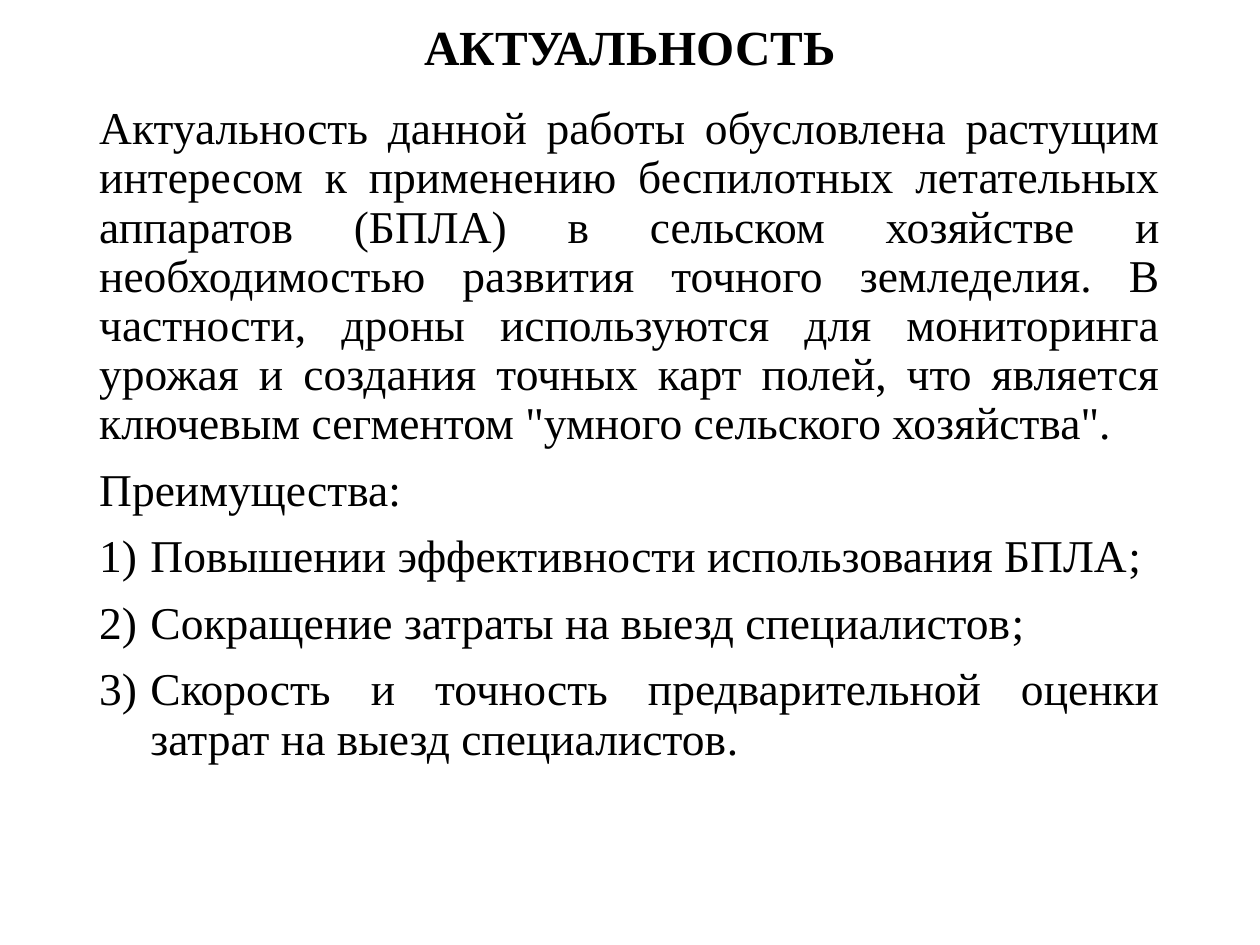
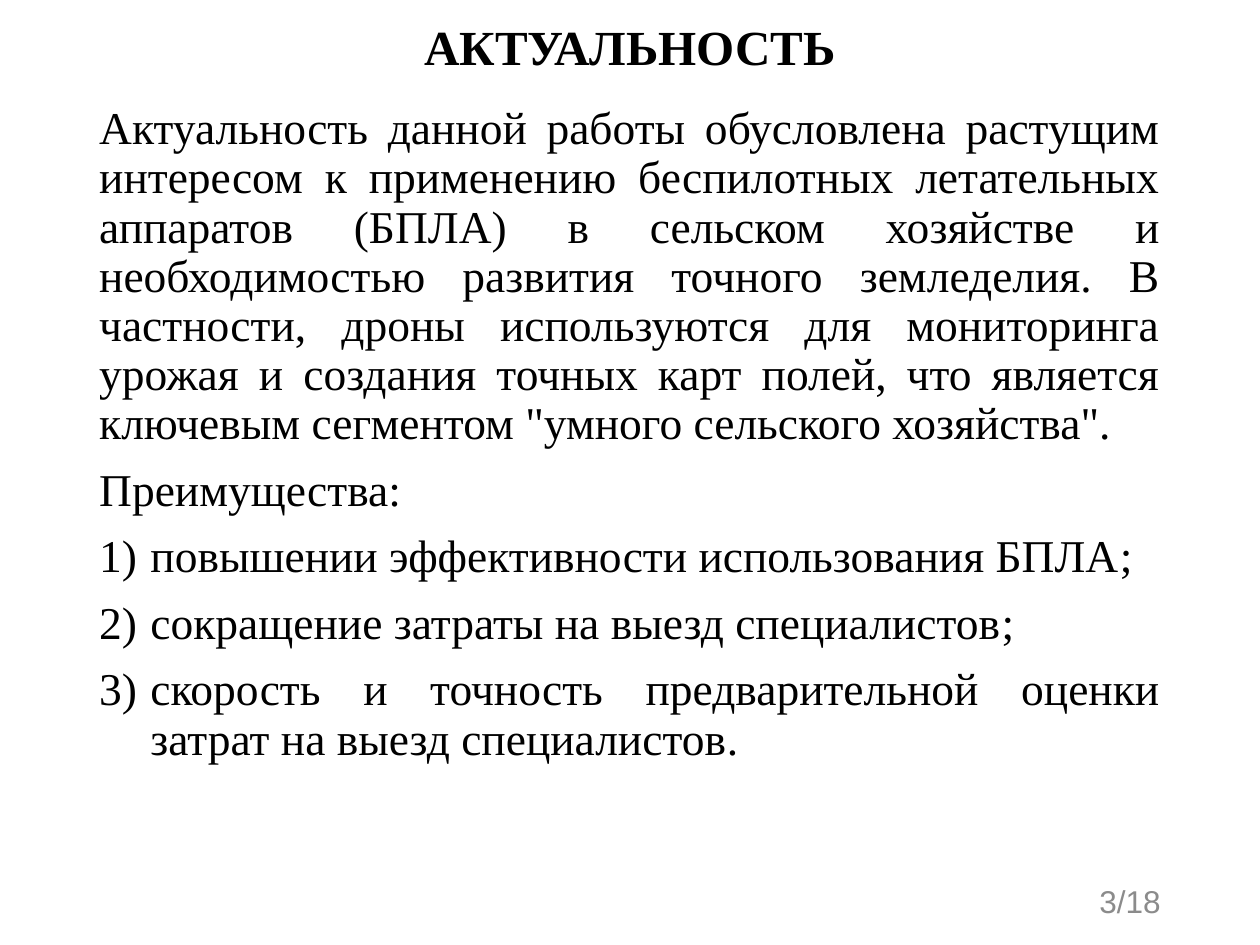
Before and after one commit to evgenkot/uav-route-calculation, a slide deck: slide 3 of doc/Raschupkin_EV_UAV_Route_Planning.pptx. Drawn at 1260x945 pixels with LibreOffice and Linux fonts; fonts in the diff are those of the drawing. Boxes give left, top, right and bottom in pixels: in the first picture for what was removed or moved away, otherwise in the second. Text is boxed around its words. In the diff, an @@ line names an element or a change of style, - is before the commit and + after.

```diff
--- a/doc/Raschupkin_EV_UAV_Route_Planning.pptx
+++ b/doc/Raschupkin_EV_UAV_Route_Planning.pptx
@@ text at [150, 540, 1159, 764]: text changed @@
-1) Повышении эффективности использования БПЛА;
-2) Сокращение затраты на выезд специалистов;
-3) Скорость и точность предварительной оценки затрат на выезд специалистов.
+1) повышении эффективности использования БПЛА;
+2) сокращение затраты на выезд специалистов;
+3) скорость и точность предварительной оценки затрат на выезд специалистов.
@@ page number added at [1099, 890, 1160, 913], 18 pt, text #8C8C8C @@
+3/18
```
Also in this commit, not shown: 16 other slides changed, 1 slide added, 1 other file.
